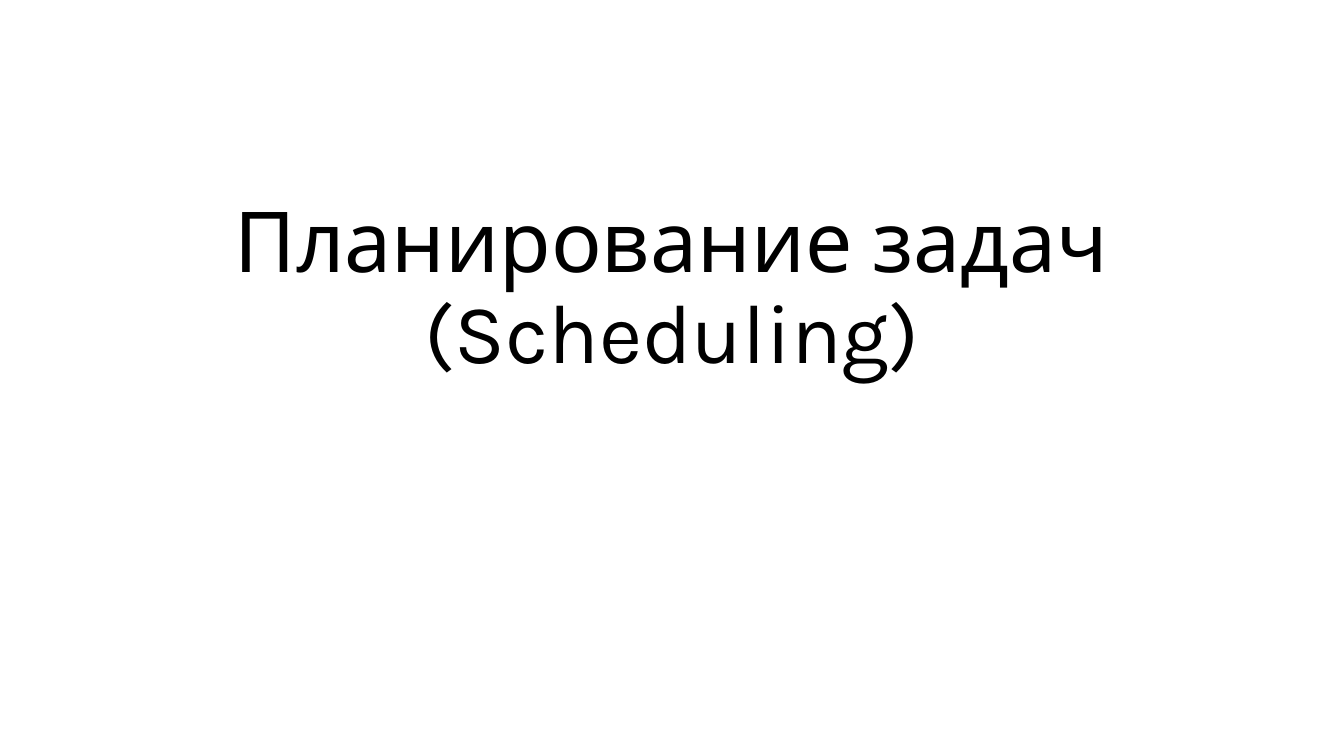
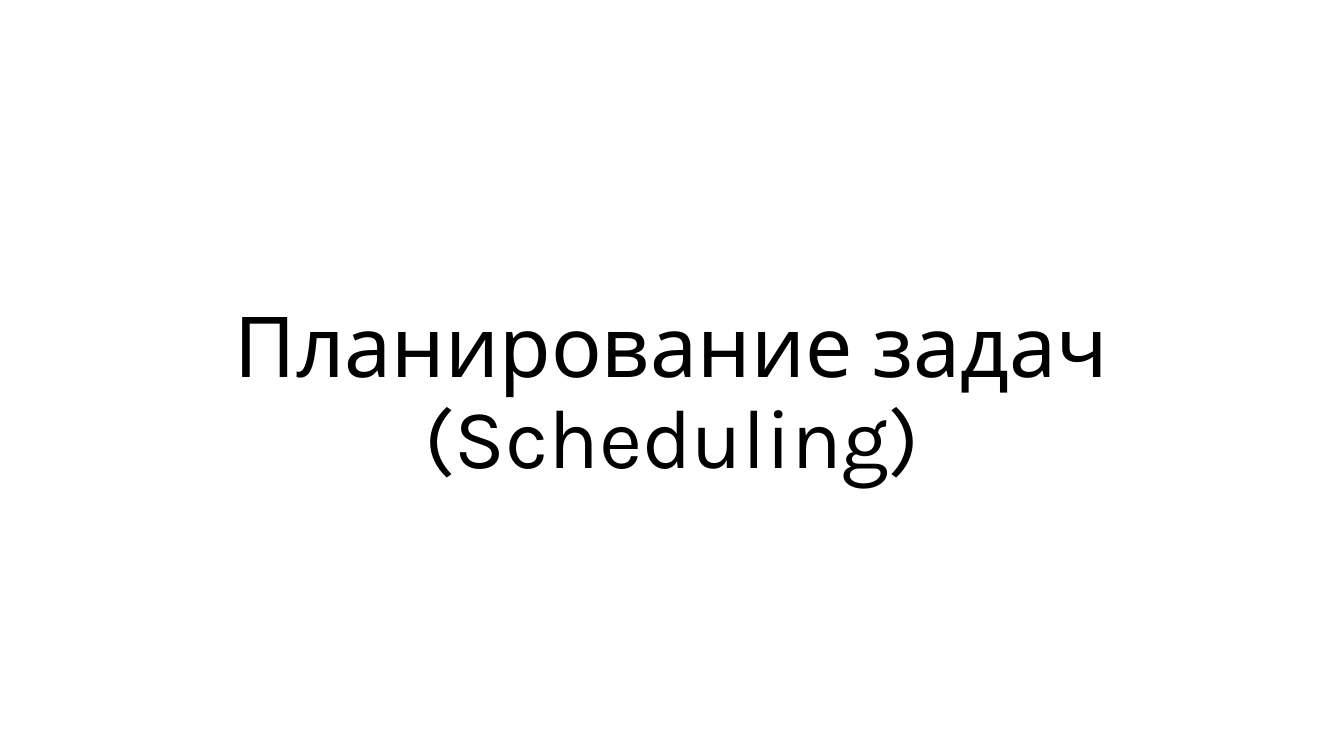
Before and after one commit to alexey-malov/os-course, a slide deck: slide 1 of lectures/06/Планирование.pptx. Drawn at 1344x756 pixels with LibreOffice and Linux fonts; fonts in the diff are those of the drawing. Boxes give left, top, right and bottom in pixels: in the first picture for what was removed or moved away, otherwise in the second. Text is boxed around its words. In the diff, an @@ line names an element or a change of style, - is before the commit and + after.

```diff
--- a/lectures/06/Планирование.pptx
+++ b/lectures/06/Планирование.pptx
@@ title "Планирование задач (Scheduling)": place and size @@
-title "Планирование задач (Scheduling)" at (235,212,1108,383)
+title "Планирование задач (Scheduling)" at (235,317,1108,487)
```
Also in this commit, not shown: 3 other slides changed, 40 slides added, 49 slides removed, 1 other file.
